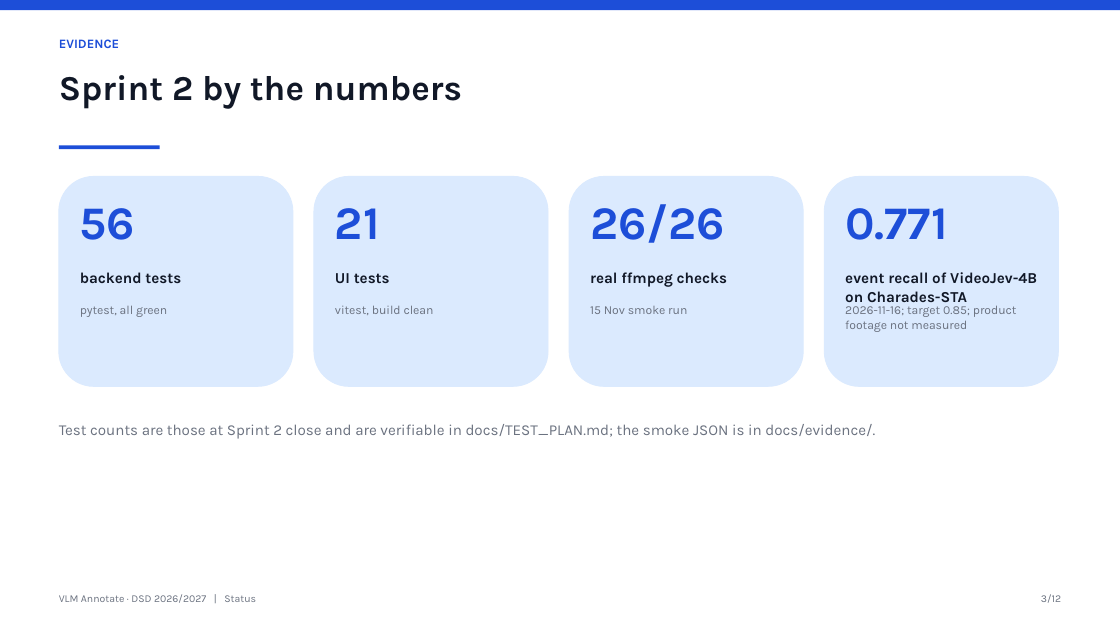
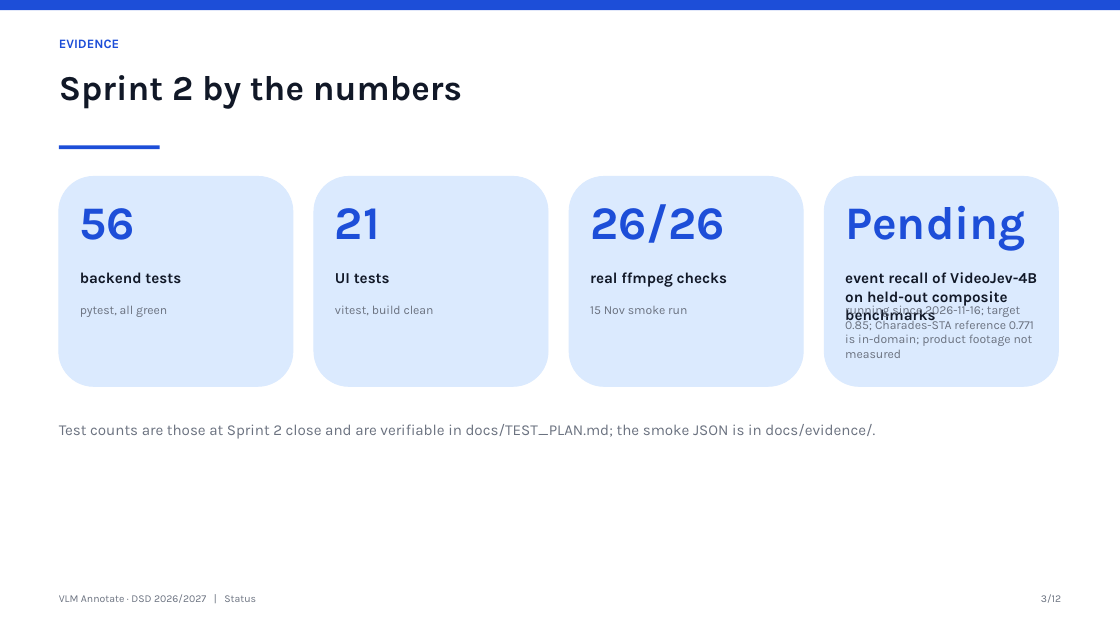
Before and after one commit to aslsumen/DSD---VLM-Annotate, a slide deck: slide 3 of presentations/03-status.pptx. Drawn at 1120x630 pixels with LibreOffice and Linux fonts; fonts in the diff are those of the drawing. Boxes give left, top, right and bottom in pixels: in the first picture for what was removed or moved away, otherwise in the second. Text is boxed around its words. In the diff, an @@ line names an element or a change of style, - is before the commit and + after.

Commit message:
eval: restore held-out YouCook2/BDD-X composite benchmarks as main KPIs; Charades-STA reference only; drop R@IoU0.5 target
- scripts/composite_bench.py: prep/score for youcook2_a, youcook2_b, bddx composites (absent prompts, per-prompt hits, verify effect)
- Charades-STA is VideoJev training data: relabelled as in-domain reference across docs
- KPIs: recall (IoU>=0.3) and complete-clip rate keep targets; R@IoU/mIoU diagnostic only; absent-prompt false candidates reported
- min_event_score 0.5 marked provisional pending held-out re-check
- R-27, PB-70, S3-17 added; status deck regenerated

```diff
--- a/presentations/03-status.pptx
+++ b/presentations/03-status.pptx
@@ text at (x1=845, y1=206, x2=1026, y2=251): text changed @@
-0.771
+Pending
@@ text at (x1=845, y1=272, x2=1037, y2=325): text changed @@
-event recall of VideoJev-4B on Charades-STA
+event recall of VideoJev-4B on held-out composite benchmarks
@@ text at (x1=845, y1=303, x2=1034, y2=358): text changed @@
-2026-11-16; target 0.85; product footage not measured
+running since 2026-11-16; target 0.85; Charades-STA reference 0.771 is in-domain; product footage not measured
```
Also in this commit, not shown: 2 other slides changed, 27 other files.
